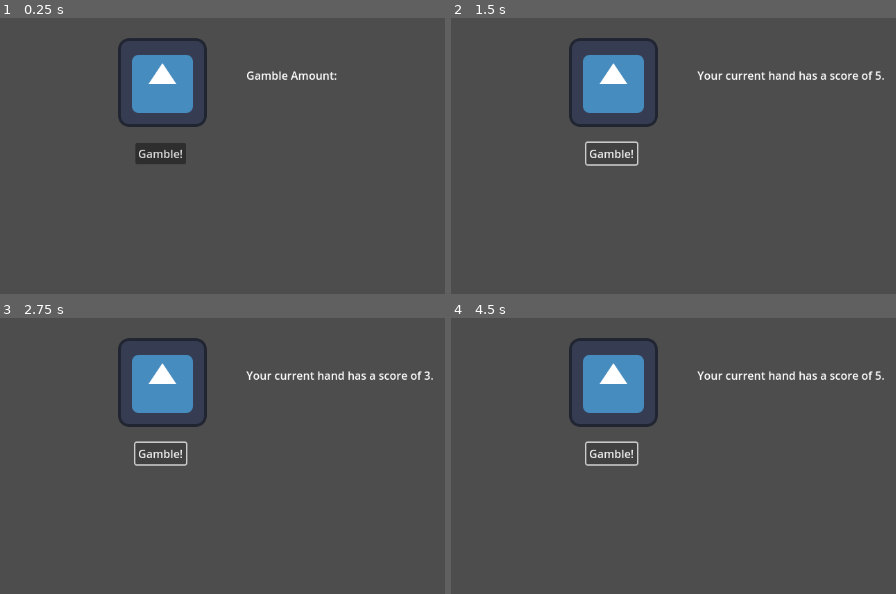
Above: before the commit, frames 1-4 (two rows, left to right).
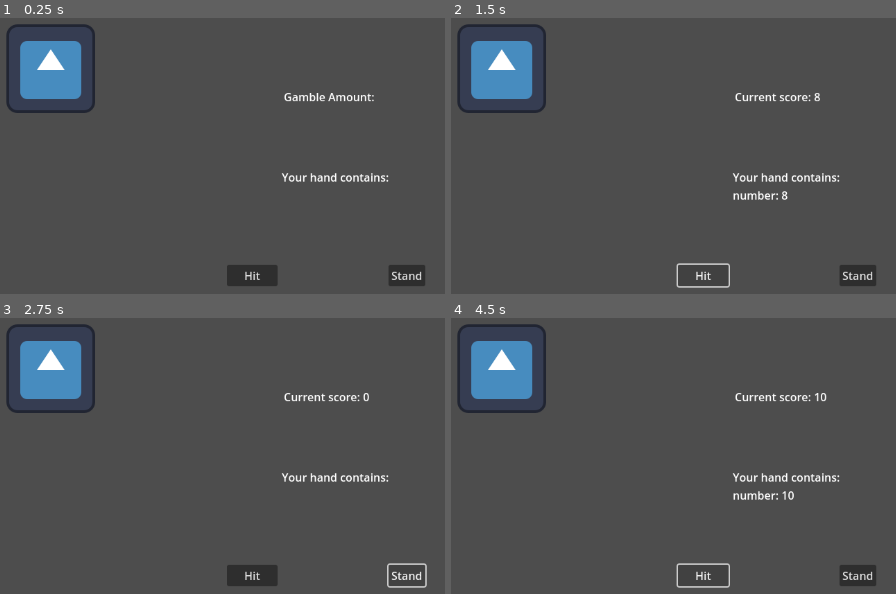
Above: after the commit, the same moments.

Repository: OwenFrakes/congressAppChallenge
Game: Godot game, scene res://main.tscn
The game is run twice, just before and just after one commit, with the same random seed, the same clock (stepped at 60 frames per second) and the same inputs. The engine's default icon, where the game draws it, is replaced by a stand-in: a white triangle on a blue panel in a dark square.
Inputs (mouse positions are in pixels of both pictures, inside the frame that each line leads up to):
- Up to frame 1 (0.25 s): no input
- Up to frame 2 (1.5 s): click (611, 153) at 0.5 s, where only the run before the commit has a clickable "Gamble!"; click "Gamble!" (after the commit: "Hit") at 1.25 s
- Up to frame 3 (2.75 s): click "Gamble!" (after the commit: "Stand") at 2 s
- Up to frame 4 (4.5 s): click "Gamble!" (after the commit: "Hit") at 2.75 s; click "Gamble!" (after the commit: "Stand") at 3.5 s; click "Gamble!" (after the commit: "Hit") at 4.25 s

The runs differ from the first frame. In frame 1, 11% of the frame differs, in the area x 1-96%, y 2-98%; in frame 2, 10%; in frame 3, 10%; in frame 4, 10%.

Commit message:
Made Blackjack way better
Added, handScore, and the hand the blackjack player has. Script made to be used for player or ai. May need an automation script.

Diff:
--- a/blackJack.gd
+++ b/blackJack.gd
@@ -1,26 +1,52 @@
 extends Node
 
-@onready var label = $"../Label"
+var hitPossible = true
+var handScore = 0;
+var hand = []
 
-# Called when the node enters the scene tree for the first time.
-func _ready():
-	pass # Replace with function body.
+func updateLabel() -> Array:
+	var scoreString = ""
+	var handString = ""
+	# Update Score Label ---------------------
+	if(handScore > 21):
+		scoreString = "Current score: " + str(handScore) + "\nYou're bust"
+		hitPossible = false
+	elif(handScore == 21):
+		scoreString = "Current score: " + str(handScore) + "\non the numbers."
+	else:
+		scoreString = "Current score: " + str(handScore)
 
+	# Update hand label ---------------------
+	handString = "Your hand contains: "
+	for card in hand:
+		handString += "\n" + str(card)
 
-# Called every frame. 'delta' is the elapsed time since the previous frame.
-func _process(delta):
-	pass
+	return [scoreString, handString]
 
+func getScore() -> int:
+	return handScore
 
-func _on_pressed():
-	var score = 0
-	var card = randi_range(1,14)
+func addScore(num):
+	handScore += num
 
-	if(card == 14):
-		score += 11
-	elif(card > 10):
-		score += 10
-	else:
-		score += card
+func hit():
+	if(hitPossible):
+		#Make a number, 1 to 14, inclusive. 1 to 10 is normal, 11 to 13 is face, 14 is ace.
+		var cardScore = randi_range(1,14)
+		#Add to handScore. -------------------
+		if(cardScore == 14): #Ace, add 11
+			addScore(11)
+			hand.push_back("ace")
+		elif (cardScore > 10): #Face, add 10
+			addScore(10)
+			hand.push_back("face")
+		else: #Normal Card, add its score.
+			addScore(cardScore)
+			hand.push_back("number: " + str(cardScore))
+	updateLabel()
 
-	label.text = "Your current hand has a score of " + str(score) + "."
+func stand(): #When stand, check this handScore vs the dealer's handScore.
+	handScore = 0
+	hand = []
+	hitPossible = true
+	updateLabel()
--- /dev/null
+++ b/hit_button.gd
@@ -0,0 +1,10 @@
+extends Button
+
+@onready var scoreLabel = $"../ScoreLabel"
+@onready var handLabel = $"../HandLabel"
+@onready var blackjack = $"../BlackJackMaster"
+
+func _on_pressed() -> void:
+	blackjack.hit()
+	scoreLabel.text = blackjack.updateLabel()[0]
+	handLabel.text = blackjack.updateLabel()[1]
--- a/main.tscn
+++ b/main.tscn
@@ -1,27 +1,48 @@
-[gd_scene load_steps=3 format=3 uid="uid://dc48lkekxqu2l"]
+[gd_scene load_steps=5 format=3 uid="uid://dc48lkekxqu2l"]
 
 [ext_resource type="Texture2D" uid="uid://dxiid5fb4k47q" path="res://icon.svg" id="1_eod6t"]
 [ext_resource type="Script" path="res://blackJack.gd" id="2_8jdnp"]
+[ext_resource type="Script" path="res://hit_button.gd" id="2_vigfh"]
+[ext_resource type="Script" path="res://stand_button.gd" id="3_t1axo"]
 
 [node name="Node2D" type="Node2D"]
 
 [node name="Sprite2D" type="Sprite2D" parent="."]
-position = Vector2(289, 135)
+position = Vector2(128, 115)
 texture = ExtResource("1_eod6t")
 
-[node name="Label" type="Label" parent="."]
-offset_left = 410.0
-offset_top = 113.0
-offset_right = 450.0
-offset_bottom = 136.0
+[node name="ScoreLabel" type="Label" parent="."]
+offset_left = 464.0
+offset_top = 144.0
+offset_right = 599.0
+offset_bottom = 167.0
 text = "Gamble Amount: "
 
-[node name="Button" type="Button" parent="."]
-offset_left = 250.0
-offset_top = 222.0
-offset_right = 323.0
-offset_bottom = 253.0
-text = "Gamble!"
+[node name="HandLabel" type="Label" parent="."]
+offset_left = 461.0
+offset_top = 260.0
+offset_right = 616.0
+offset_bottom = 283.0
+text = "Your hand contains:"
+
+[node name="HitButton" type="Button" parent="."]
+offset_left = 382.0
+offset_top = 398.0
+offset_right = 455.0
+offset_bottom = 429.0
+text = "Hit"
+script = ExtResource("2_vigfh")
+
+[node name="StandButton" type="Button" parent="."]
+offset_left = 615.0
+offset_top = 398.0
+offset_right = 660.0
+offset_bottom = 429.0
+text = "Stand"
+script = ExtResource("3_t1axo")
+
+[node name="BlackJackMaster" type="Node2D" parent="."]
 script = ExtResource("2_8jdnp")
 
-[connection signal="pressed" from="Button" to="Button" method="_on_pressed"]
+[connection signal="pressed" from="HitButton" to="HitButton" method="_on_pressed"]
+[connection signal="pressed" from="StandButton" to="StandButton" method="_on_pressed"]
--- /dev/null
+++ b/stand_button.gd
@@ -0,0 +1,10 @@
+extends Button
+
+@onready var scoreLabel = $"../ScoreLabel"
+@onready var handLabel = $"../HandLabel"
+@onready var blackjack = $"../BlackJackMaster"
+
+func _on_pressed() -> void:
+	blackjack.stand()
+	scoreLabel.text = blackjack.updateLabel()[0]
+	handLabel.text = blackjack.updateLabel()[1]
